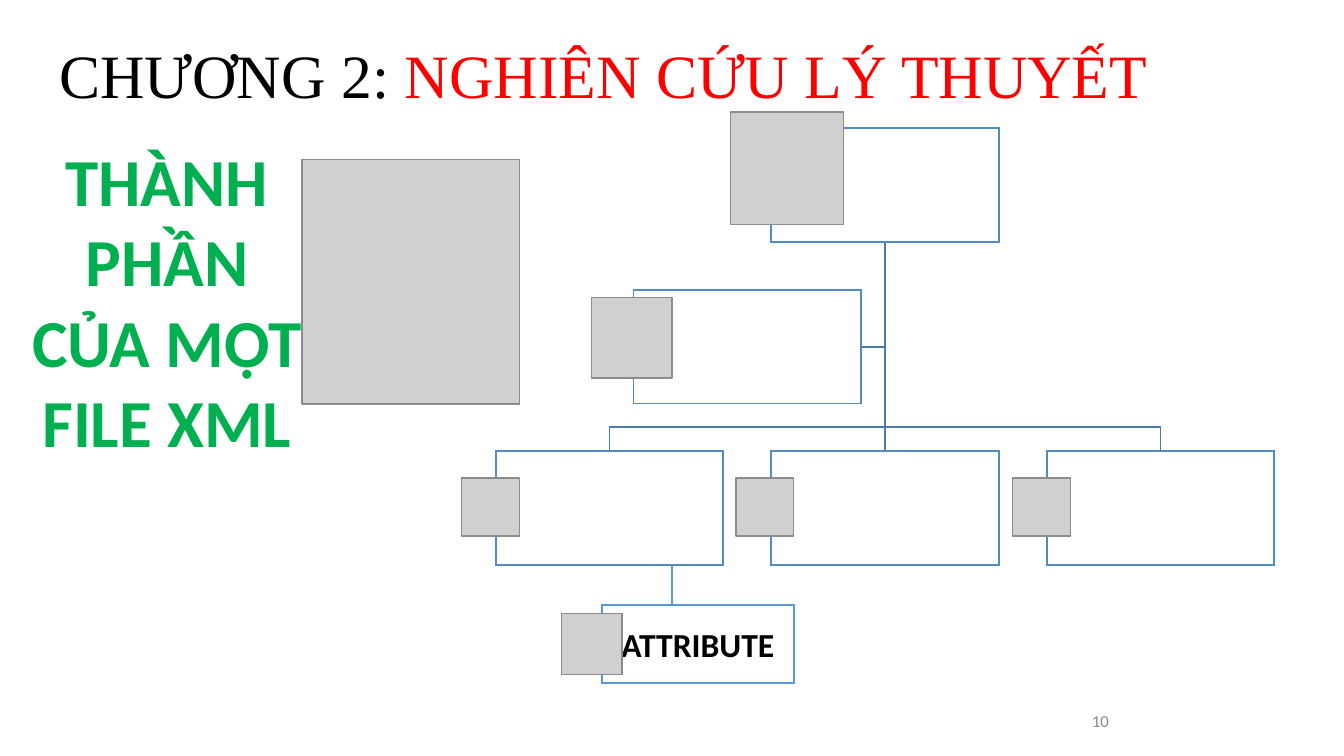
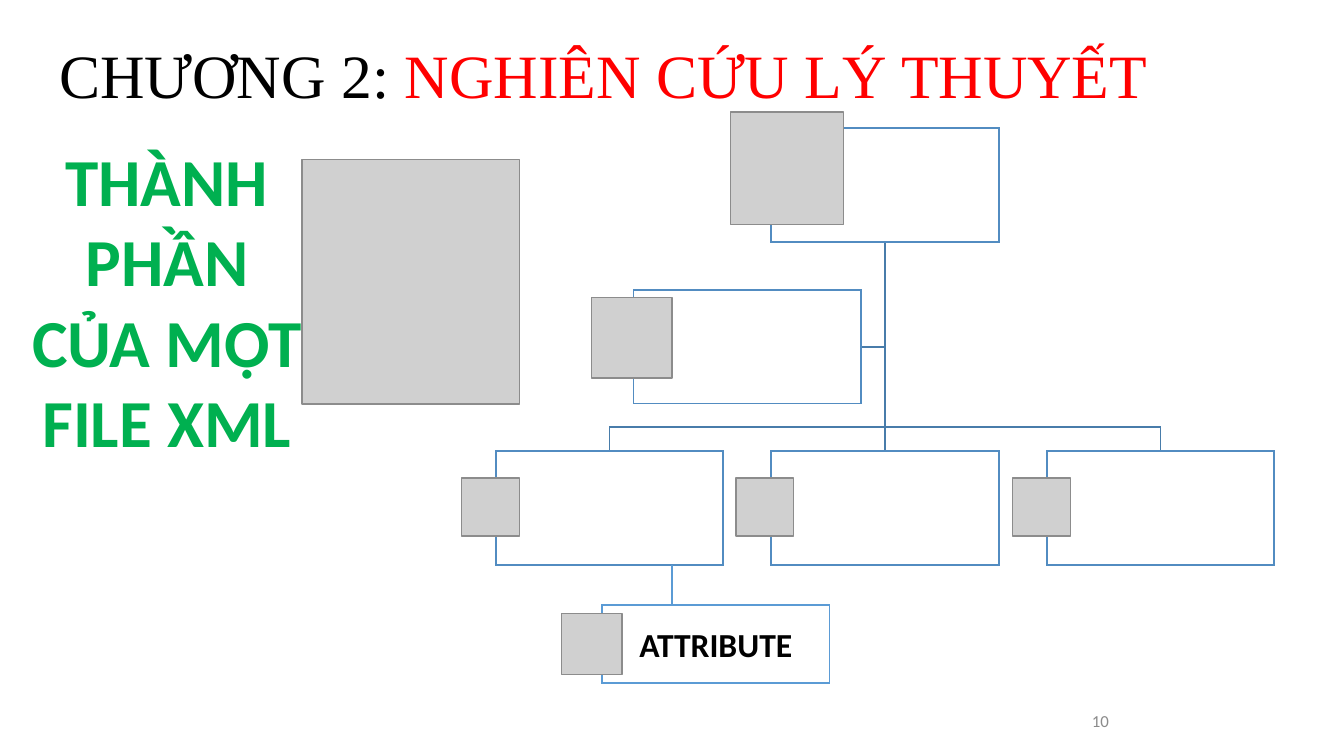
Before and after one commit to tovantoi/csn-da21tta-tovantoi-xml, a slide deck: slide 10 of thesis/abs/CSN.pptx. Drawn at 1344x756 pixels with LibreOffice and Linux fonts; fonts in the diff are those of the drawing; grey boxes stand for pictures. Boxes give left, top, right and bottom in pixels: in the first picture for what was removed or moved away, otherwise in the second. Text is boxed around its words. In the diff, an @@ line names an element or a change of style, - is before the commit and + after.

```diff
--- a/thesis/abs/CSN.pptx
+++ b/thesis/abs/CSN.pptx
@@ rectangle "ATTRIBUTE": place and size @@
-rectangle "ATTRIBUTE" at box(602, 605, 794, 683)
+rectangle "ATTRIBUTE" at box(602, 605, 829, 683)
```
Also in this commit, not shown: 1 other slide changed, 1 slide added.
